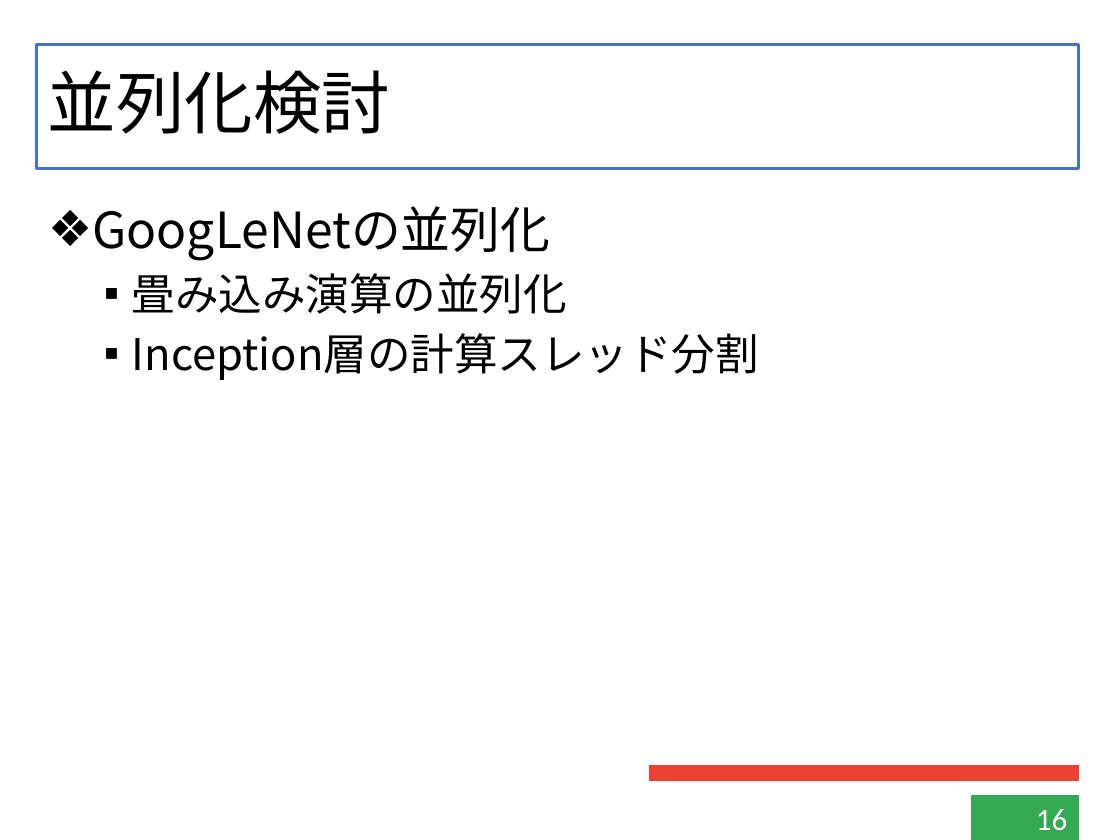
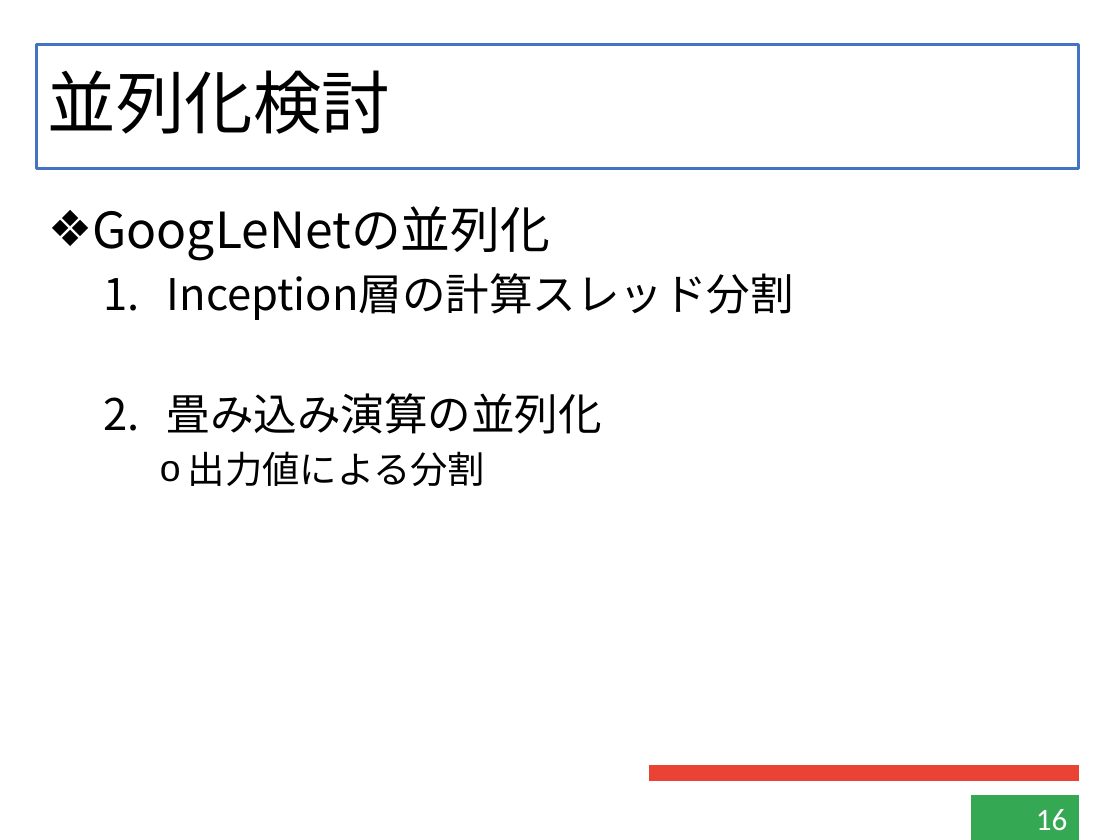
Before and after one commit to kensuke-iizuka/thesis, a slide deck: slide 16 of slide/graduate.pptx. Drawn at 1120x840 pixels with LibreOffice and Linux fonts; fonts in the diff are those of the drawing. Boxes give left, top, right and bottom in pixels: in the first picture for what was removed or moved away, otherwise in the second. Text is boxed around its words. In the diff, an @@ line names an element or a change of style, - is before the commit and + after.

```diff
--- a/slide/graduate.pptx
+++ b/slide/graduate.pptx
@@ text at [167, 273, 794, 320]: paragraph added @@
+  1. Inception層の計算スレッド分割
@@ text at [167, 393, 602, 434]: bullet ▪ to 1. @@
@@ text at [188, 451, 486, 486]: text changed; size 28 to 24 pt @@
-  ▪ Inception層の計算スレッド分割
+    o 出力値による分割
```
Also in this commit, not shown: 15 other slides changed, 4 slides added, 8 other files.
